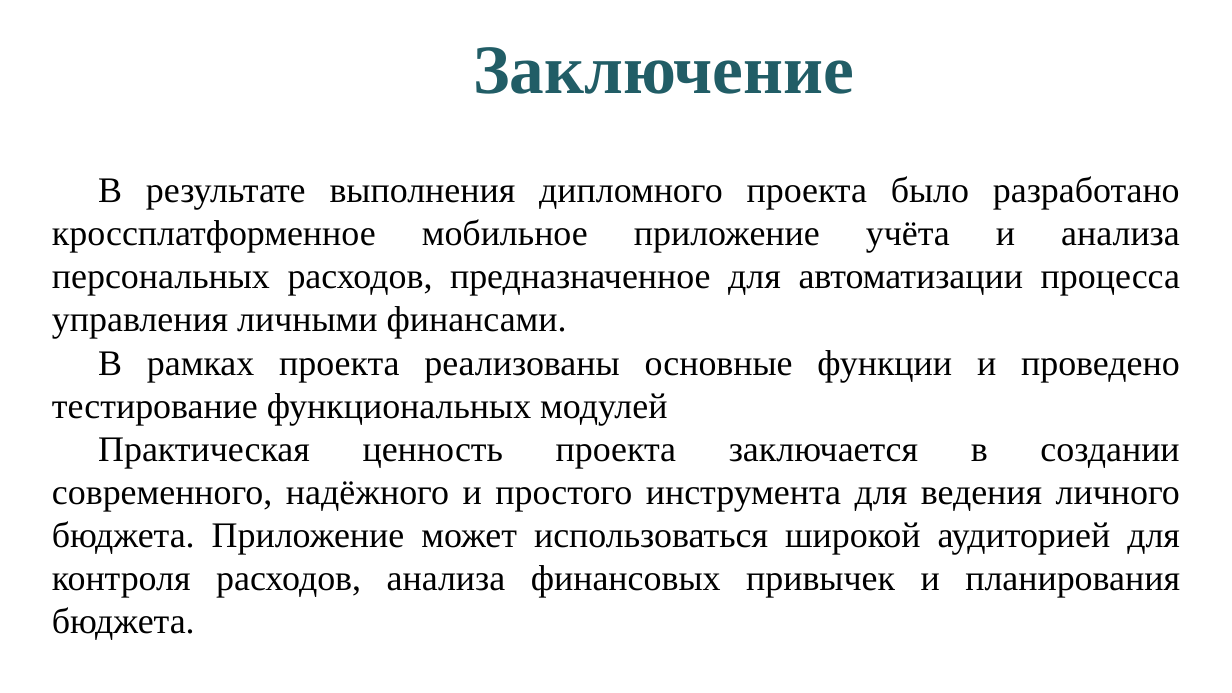
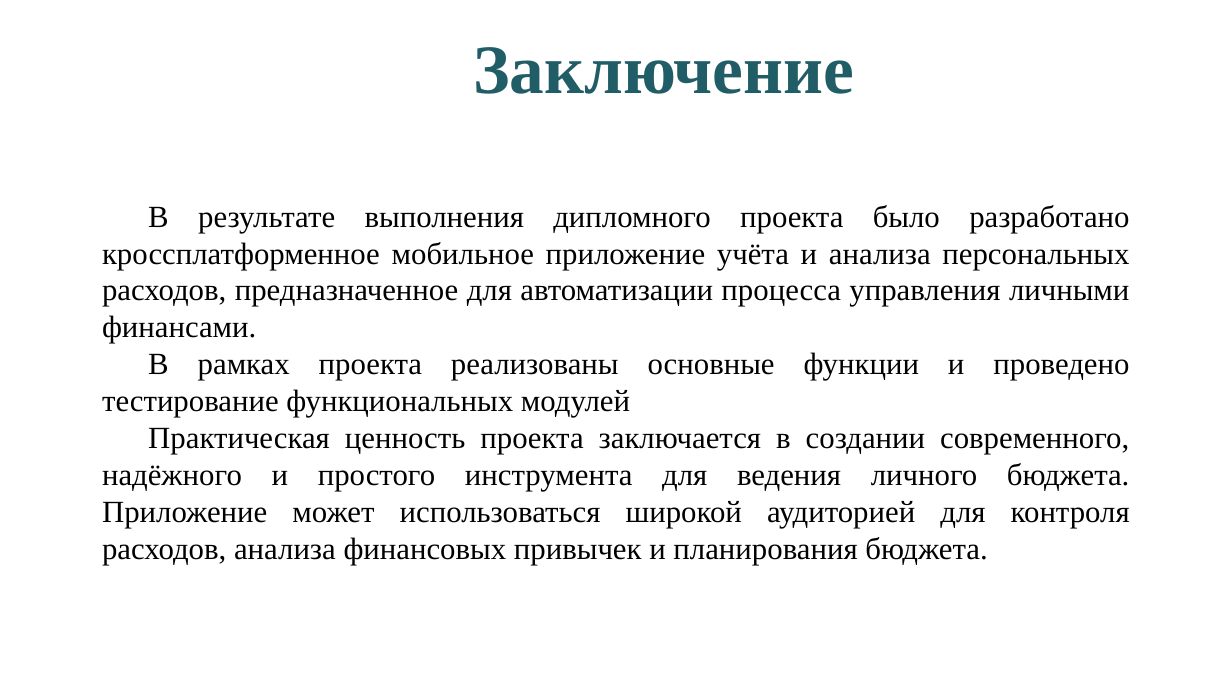
Before and after one commit to nastyatomchuk/diplom, a slide deck: slide 16 of Томчук А.С. Презентация.pptx. Drawn at 1232x693 pixels with LibreOffice and Linux fonts; fonts in the diff are those of the drawing; background and template pictures are left out. Boxes give left, top, right and bottom in pixels: in the first picture for what was removed or moved away, otherwise in the second. Text is boxed around its words. In the diff, an @@ line names an element or a change of style, - is before the commit and + after.

```diff
--- a/Томчук А.С. Презентация.pptx
+++ b/Томчук А.С. Презентация.pptx
@@ text "В результате выполнения дипломного проекта ..." moved from (x1=52, y1=176, x2=1180, y2=640) to (x1=102, y1=205, x2=1130, y2=565) @@
@@ text "В результате выполнения дипломного проекта ..." at (x1=102, y1=205, x2=1130, y2=565): size 28 to 24 pt @@
```
Also in this commit, not shown: 6 other slides changed, 1 other file.
